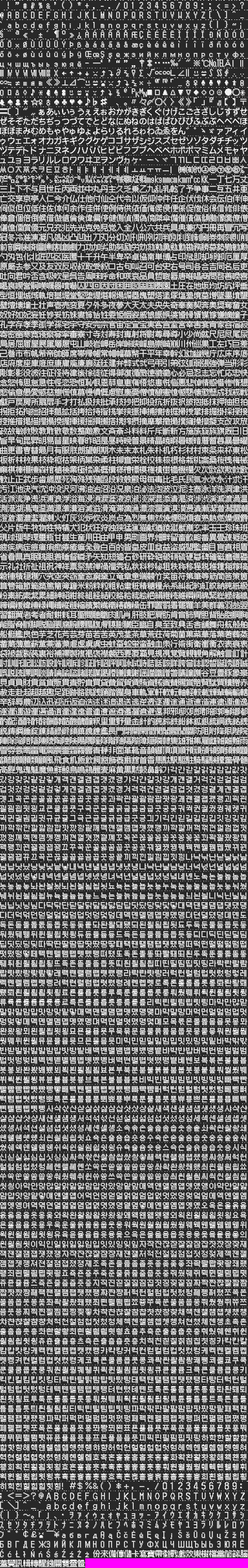
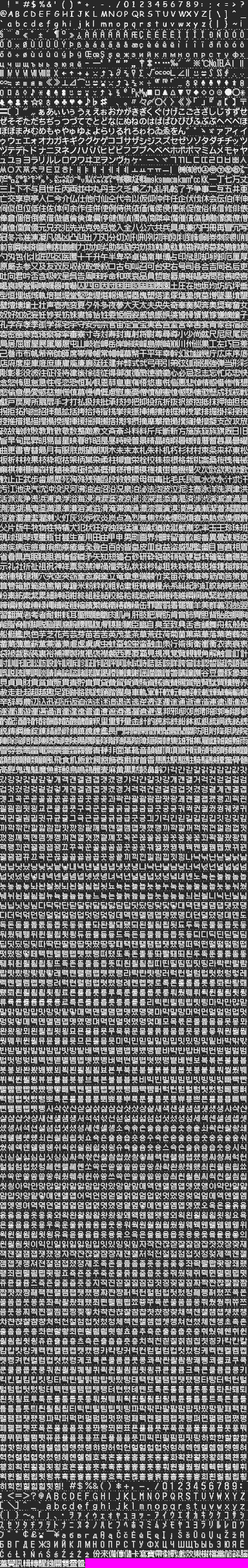
Comparing the layer stacks of the two 248 × 1568 images. Changes:
painted on "layer #1" over bbox(0, 0, 248, 30)
